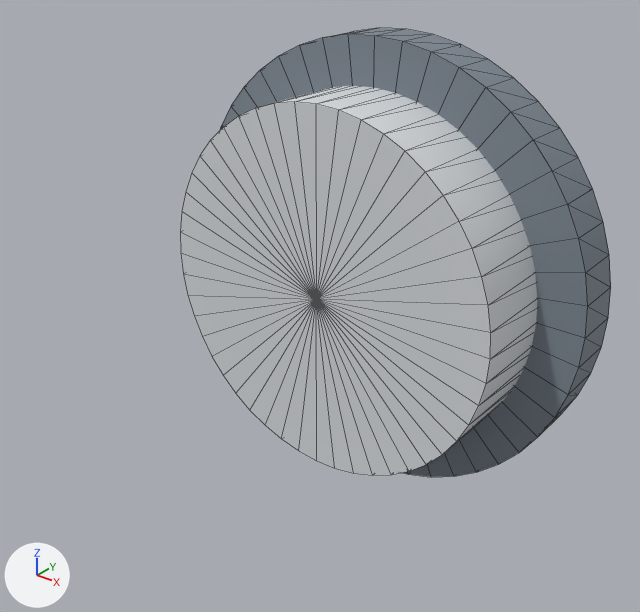
Renders of the OBJ model universal-robots-ur-series/meshes/ur20/base_link_inertia.obj from each side of a commit.
The view is the same before and after, from a 50 mm camera at (0.227, -0.333, 0.171) aimed at (-0.001, -0.048, -0.005). The axes (+X, +Y, +Z) are drawn at lower left. The lights are the same throughout. The older version comes first. Mesh edges are drawn as thin lines. Where no turn or scale is listed for an object, it has been applied to the vertices. Vertices at exactly the same position are counted once.

The scene before the commit, as lines of its bpy script (objects in view):
```python
me_foot = bpy.data.meshes.new('foot')
me_foot.from_pydata(...)  # 100 vertices, 192 faces; spans x -0.11..0.11, y -0.012..0.012, z -0.11..0.11
me_foot.materials.append(mat_joint_graphite)  # grey #7d8791
me_pedestal = bpy.data.meshes.new('pedestal')
me_pedestal.from_pydata(...)  # 100 vertices, 192 faces; spans x -0.088..0.088, y -0.052..0.052, z -0.088..0.088
me_pedestal.materials.append(mat_satin_aluminium)  # light grey #d8dcdf
me_yaw_seal = bpy.data.meshes.new('yaw_seal')
me_yaw_seal.from_pydata(...)  # 100 vertices, 192 faces; spans x -0.09..0.09, y -0.007..0.007, z -0.09..0.09
me_yaw_seal.materials.append(mat_joint_graphite)  # grey #7d8791
ob_foot = bpy.data.objects.new('foot', me_foot)
ob_foot.location = (0.0, 0.0, 0.0)
ob_pedestal = bpy.data.objects.new('pedestal', me_pedestal)
ob_pedestal.location = (0.0, 0.0, 0.0)
ob_yaw_seal = bpy.data.objects.new('yaw_seal', me_yaw_seal)
ob_yaw_seal.location = (0.0, 0.0, 0.0)
```
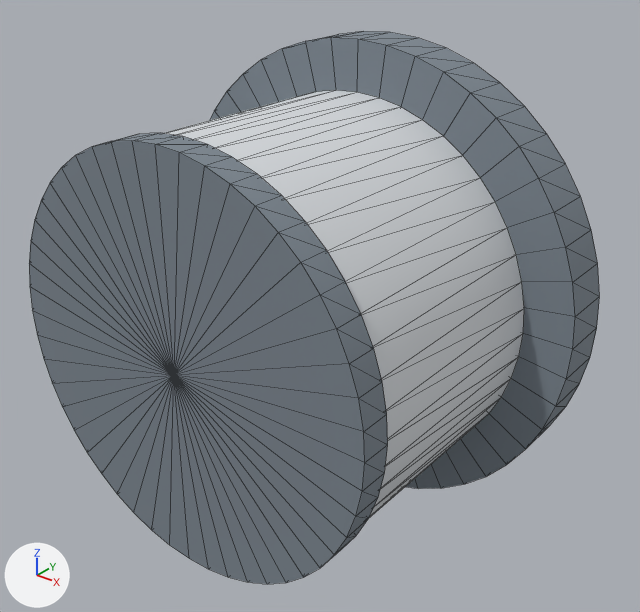
Changed parts and their boxes [x1, y1, x2, y2] in the pictures (640 x 612 px):
```json
{"object": "yaw_seal", "change": "moved", "after": [29, 133, 388, 584], "on screen": "not visible before"}
{"object": "pedestal", "change": "moved", "before": [180, 86, 537, 475], "after": [165, 90, 524, 518]}
{"object": "foot", "change": "moved", "before": [220, 28, 611, 477], "after": [210, 31, 600, 489]}
```

Edits to the scene script, one JSON object a line:
```json
{"block": "me_foot", "where": "# used by ob_foot; location = (0.0, 0.0, 0.0)"}
{"op": "remove", "block": "me_foot", "code": "me_foot.from_pydata(...)  # 100 vertices, 192 faces; spans x -0.11..0.11, y -0.012..0.012, z -0.11..0.11"}
{"op": "add", "block": "me_foot", "code": "me_foot.from_pydata(...)  # 100 vertices, 192 faces; spans x -0.11..0.11, y -0.024..0.0, z -0.11..0.11"}
{"block": "me_foot", "change": "me_foot part 1: the whole mesh is moved by (0.0, -0.012, 0.0)"}
{"block": "me_pedestal", "where": "# used by ob_pedestal; location = (0.0, 0.0, 0.0)"}
{"op": "remove", "block": "me_pedestal", "code": "me_pedestal.from_pydata(...)  # 100 vertices, 192 faces; spans x -0.088..0.088, y -0.052..0.052, z -0.088..0.088"}
{"op": "add", "block": "me_pedestal", "code": "me_pedestal.from_pydata(...)  # 100 vertices, 192 faces; spans x -0.088..0.088, y -0.128..-0.024, z -0.088..0.088"}
{"block": "me_pedestal", "change": "me_pedestal part 2: the whole mesh is moved by (0.0, -0.076, 0.0)"}
{"block": "me_yaw_seal", "where": "# used by ob_yaw_seal; location = (0.0, 0.0, 0.0)"}
{"op": "remove", "block": "me_yaw_seal", "code": "me_yaw_seal.from_pydata(...)  # 100 vertices, 192 faces; spans x -0.09..0.09, y -0.007..0.007, z -0.09..0.09"}
{"op": "add", "block": "me_yaw_seal", "code": "me_yaw_seal.from_pydata(...)  # 100 vertices, 192 faces; spans x -0.09..0.09, y -0.139..-0.125, z -0.09..0.09"}
{"block": "me_yaw_seal", "change": "me_yaw_seal part 3: the whole mesh is moved by (0.0, -0.132, 0.0)"}
```
